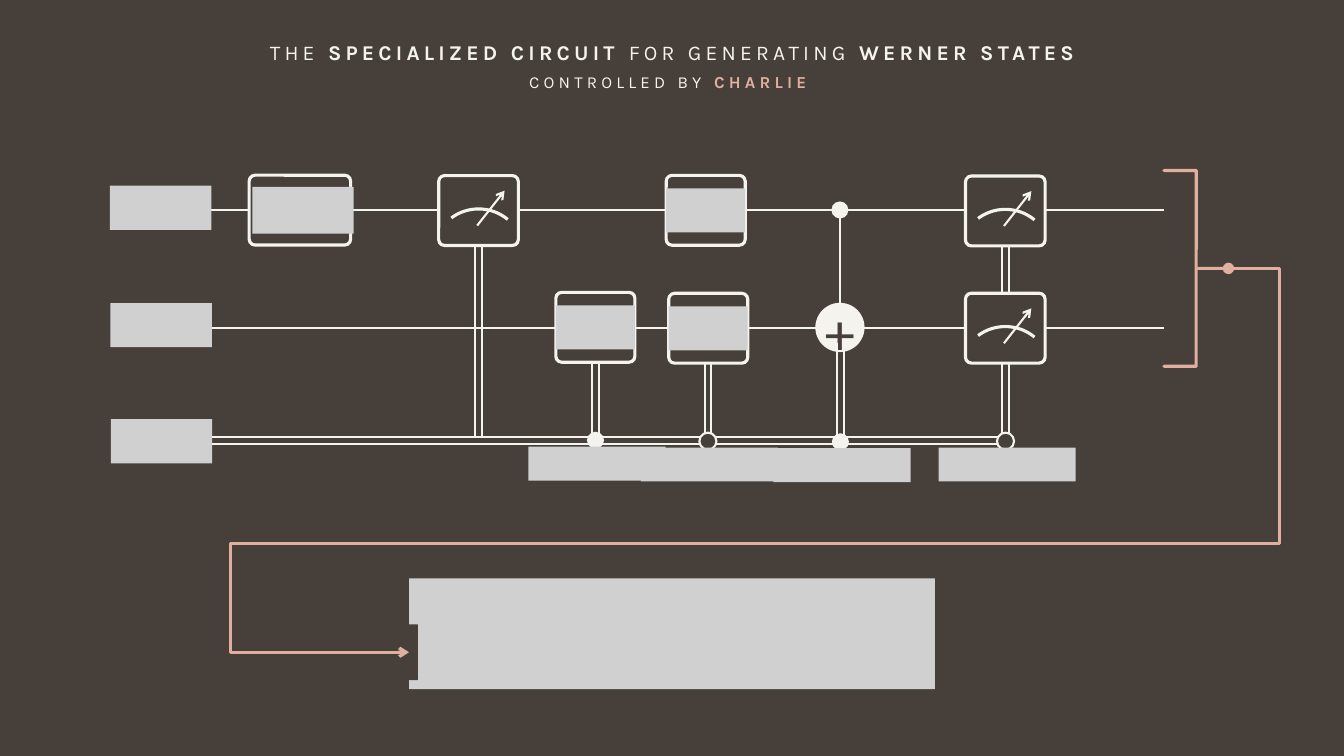
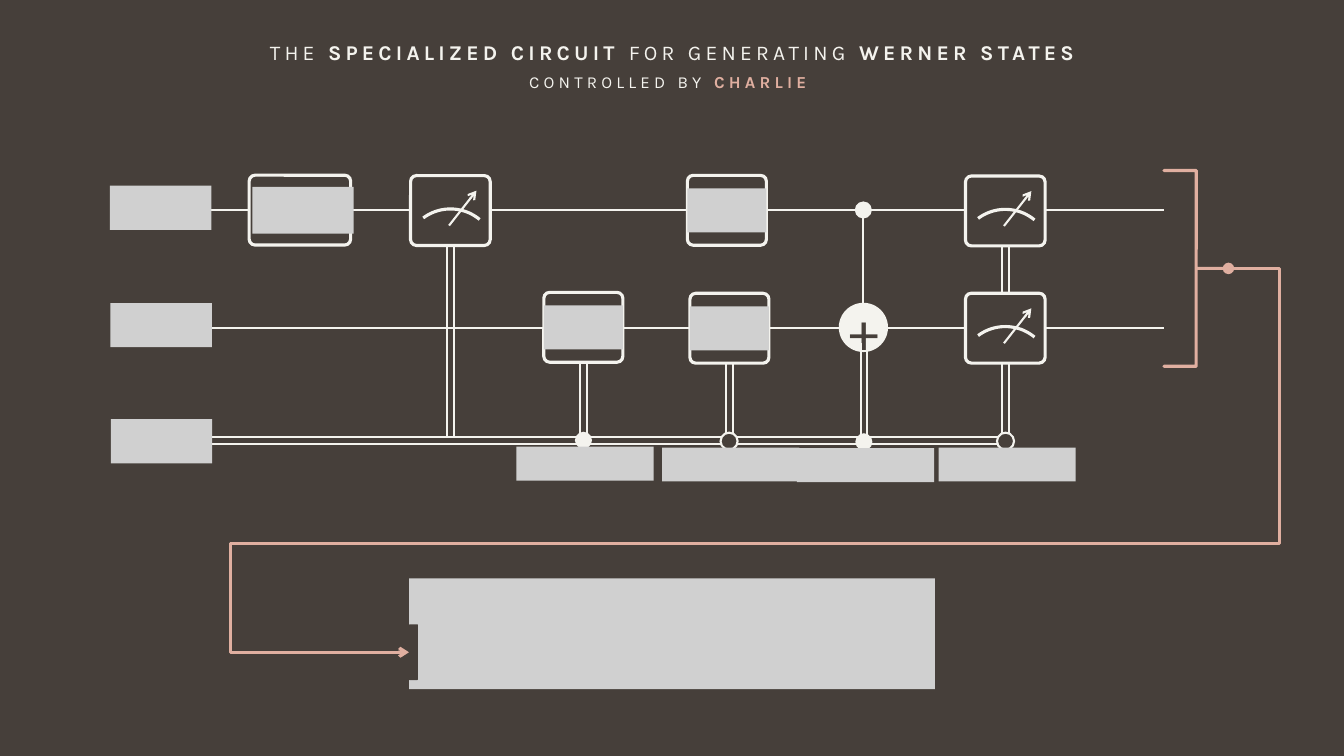
Before and after one commit to giovanniligato/E91-Protocol, a slide deck: slide 4 of Slides/E91 Protocol.pptx. Drawn at 1344x756 pixels with LibreOffice and Linux fonts; fonts in the diff are those of the drawing; grey boxes stand for pictures. Boxes give left, top, right and bottom in pixels: in the first picture for what was removed or moved away, otherwise in the second. Text is boxed around its words. In the diff, an @@ line names an element or a change of style, - is before the commit and + after.

```diff
--- a/Slides/E91 Protocol.pptx
+++ b/Slides/E91 Protocol.pptx
@@ 1 rounded rectangle, 1 line, 1 arc (boxed as its full ellipse), 1 arrow: place and size @@
-1 rounded rectangle, 1 line, 1 arc (boxed as its full ellipse), 1 arrow at bbox=[414, 175, 543, 438]
+1 rounded rectangle, 1 line, 1 arc (boxed as its full ellipse), 1 arrow at bbox=[386, 175, 514, 438]
@@ line moved from (475, 438) - (475, 244) to (448, 438) - (448, 244) @@
@@ 2 pictures, 2 lines, 1 rounded rectangle, 1 ellipse: place and size @@
-2 pictures, 2 lines, 1 rounded rectangle, 1 ellipse at bbox=[528, 292, 665, 481]
+2 pictures, 2 lines, 1 rounded rectangle, 1 ellipse at bbox=[516, 292, 653, 481]
@@ 3 pictures, 2 rounded rectangles, 2 lines, 1 ellipse: place and size @@
-3 pictures, 2 rounded rectangles, 2 lines, 1 ellipse at bbox=[641, 175, 778, 482]
+3 pictures, 2 rounded rectangles, 2 lines, 1 ellipse at bbox=[662, 175, 800, 482]
@@ 3 ellipses, 3 lines, 1 text, 1 picture: place and size @@
-3 ellipses, 3 lines, 1 text, 1 picture at bbox=[773, 202, 910, 483]
+3 ellipses, 3 lines, 1 text, 1 picture at bbox=[798, 202, 935, 483]
```
Also in this commit, not shown: 4 other slides changed, 35 other files.
